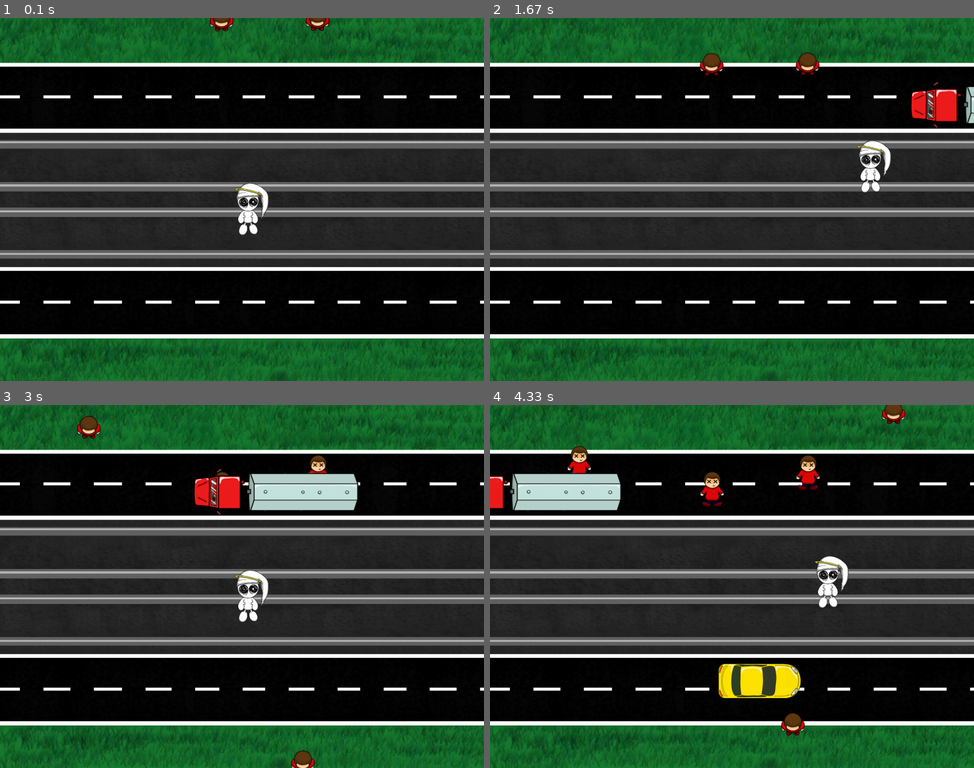
Above: before the commit, frames 1-4 (two rows, left to right).
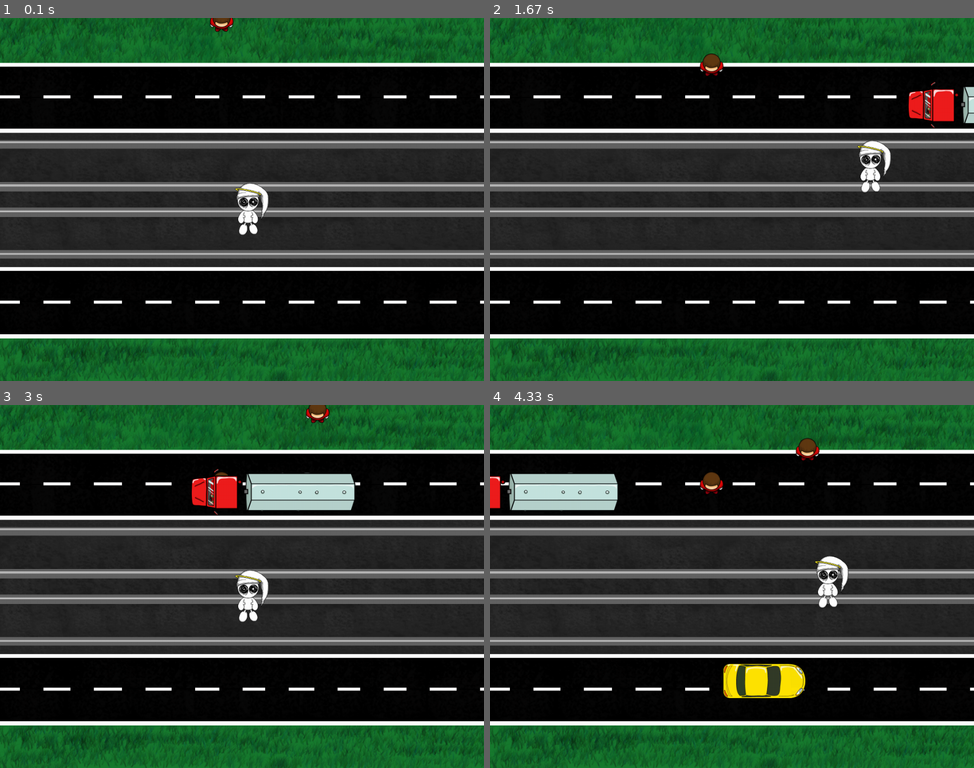
Above: after the commit, the same moments.

Repository: DanielKinsman/ghost-safety-squad-tigjamau
Game: pygame game, started from game.py
Same seed, same stepped clock (60 frames per second), same inputs: the game is played once before the commit and once after it. The source is Python 2; it was converted automatically to run under Python 3.
Inputs:
- Up to frame 1 (0.1 s): no input
- Up to frame 2 (1.67 s): hold D 0.33-0.8 s; hold W 0.83-1.13 s; hold D 1.17-1.63 s
- Up to frame 3 (3 s): hold A 1.67-2.2 s; hold S 2.23-2.53 s; hold A 2.57-2.97 s
- Up to frame 4 (4.33 s): hold W 3-3.37 s; hold D 3.4-4.03 s; hold S from 4.07 s (still down)

The runs differ from the first frame. In frame 1, 0.2% of the frame differs, in the area x 43-69%, y 0-4%; in frame 2, 0.9%; in frame 3, 1.5%; in frame 4, 2.6%, in the area x 0-86%, y 0-92%.

Commit message:
People face the direction they move in

Diff:
--- a/game.py
+++ b/game.py
@@ -3,6 +3,7 @@
 import pygame
 import random
 import euclid
+import math
 
 class Vehicle(pygame.sprite.DirtySprite):
     def __init__(self, image):
@@ -46,20 +47,30 @@
 class Person(pygame.sprite.DirtySprite):
     def __init__(self, image, deadimage, deathsound):
         super(Person, self).__init__()
-        self.image = pygame.image.load(image)
+        self.baseimage = pygame.image.load(image)
+        self.image = None
         self.deadimage = pygame.image.load(deadimage)
         self.position = euclid.Vector2(0, 0)
-        self.rect = pygame.Rect(0, 0, self.image.get_width(), self.image.get_height())
+        self.rect = pygame.Rect(0, 0, self.baseimage.get_width(), self.baseimage.get_height())
         self.dead = False
         self.deathsound = deathsound
         self.goal = None
         self.speed = 1
+        self.currentDirection = euclid.Vector2(0, 1)
 
     def update(self):
         if (not self.dead) and (self.goal is not None):
-            velocity = (self.goal - self.position).normalize() * self.speed
+            self.currentDirection = (self.goal - self.position).normalize()
+            velocity = self.currentDirection * self.speed
             self.position += velocity
 
+        angle = math.degrees(self.currentDirection.angle(euclid.Vector2(0, 1)))
+
+        # bit of a hack
+        if self.currentDirection.x < 0:
+            angle = -angle
+
+        self.image = pygame.transform.rotate(self.baseimage, angle)
         self.rect.center = self.position
 
     def kill(self):
@@ -80,12 +91,22 @@
     if sprite.position.y > screen.get_height() + sprite.rect.height:
         return True
 
+def vectorApproximatelyEqual(a, b, min_delta):
+    if abs(a.x - b.x) >= min_delta:
+        return False
+
+    if abs(a.y - b.y) >= min_delta:
+        return False
+
+    return True
+
 
 class Game(object):
     #constants
+    VECTOR_COMPARE_MIN_DELTA = 0.0001
     WIDTH = 1024
     HEIGHT = 768
-    SPAWN_PEOPLE_BELOW = 2
+    SPAWN_PEOPLE_BELOW = 1
     SPAWN_CARS_BELOW = 8
     CAR_VELOCITY = 10
     TRUCK_VELOCITY = 6
@@ -143,6 +164,9 @@
             self.processInput()
 
             #sim
+            self.spawnPeople()
+            self.spawnCars()
+
             self.carGroup.update()
             self.playerGroup.update()
             self.personGroup.update()
@@ -150,9 +174,6 @@
             self.runCars()
             self.runPeople()
             self.runPlayer()
-
-            self.spawnPeople()
-            self.spawnCars()
 
             #render
             self.personGroup.clear(self.screen, self.background)
